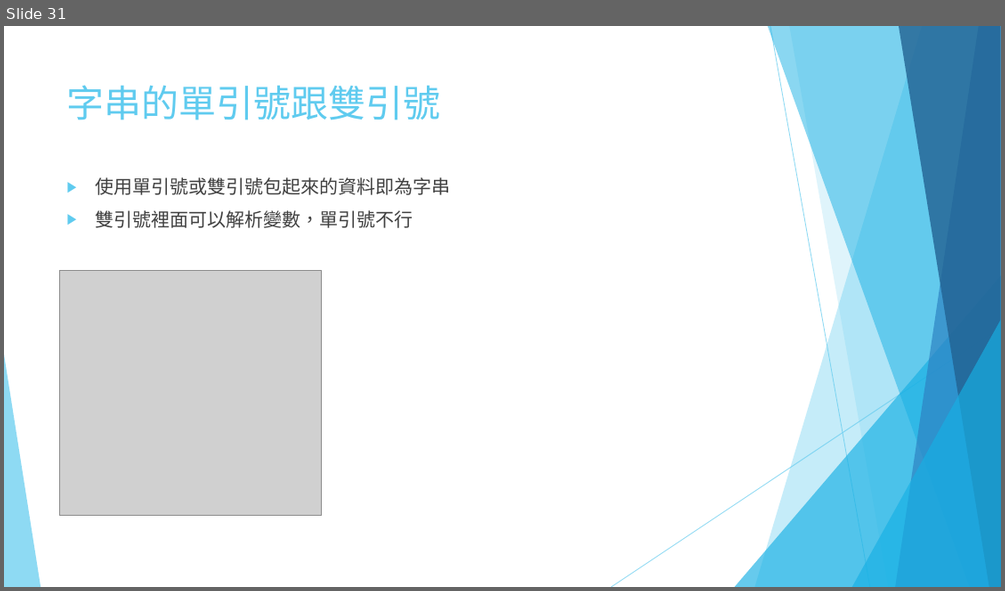
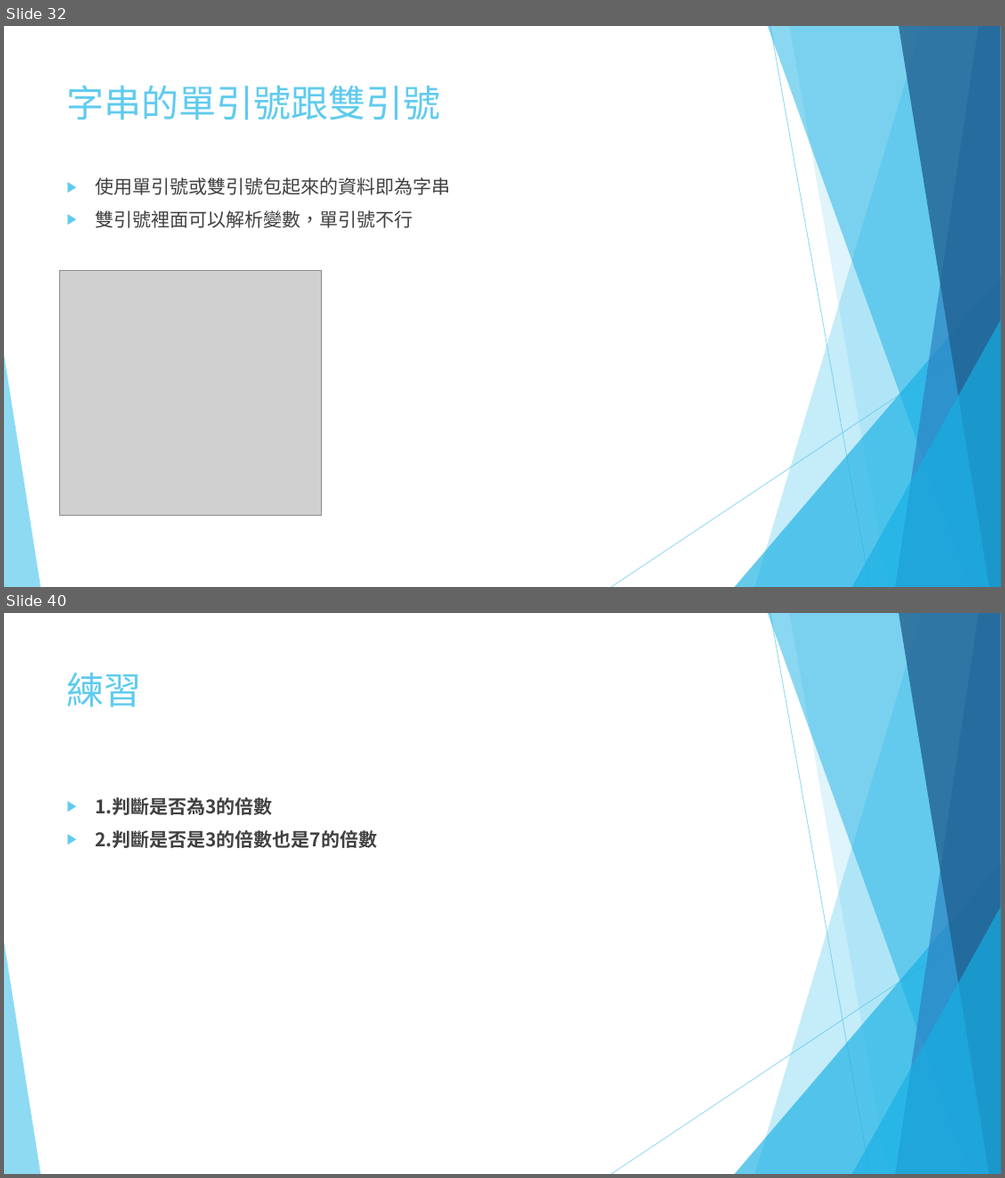
Before and after one commit to 10994015/phpmysqlppt, a slide deck: 01.pptx. Shown one above the other, each under a label of ours: slide 31 before the commit, slides 32 and 40 after it; the slides between them are not shown. The pictures are 1005x591 and 1005x1178 pixels, drawn with LibreOffice and Linux fonts; fonts in the diff are those of the drawing; grey boxes stand for pictures. Boxes give left, top, right and bottom in pixels: in the first picture for what was removed or moved away, otherwise in the second. Text is boxed around its words. In the diff, an @@ line names an element or a change of style, - is before the commit and + after.

```diff
--- a/01.pptx
+++ b/01.pptx
@@ slide 40 added at (4, 613, 1001, 1174), background #FFFFFF; not listed: 10 template elements that a slide beside it also shows @@
@@ title added at (67, 673, 142, 707), 36 pt, text #5FCBEF @@
+練習
@@ text added at (95, 797, 377, 848), 18 pt, text #404040, bold @@
+▶ 1.判斷是否為3的倍數
+▶ 2.判斷是否是3的倍數也是7的倍數
@@ what was slide 31 is now slide 32 @@
```
Also in this commit, not shown: 19 other slides added.
